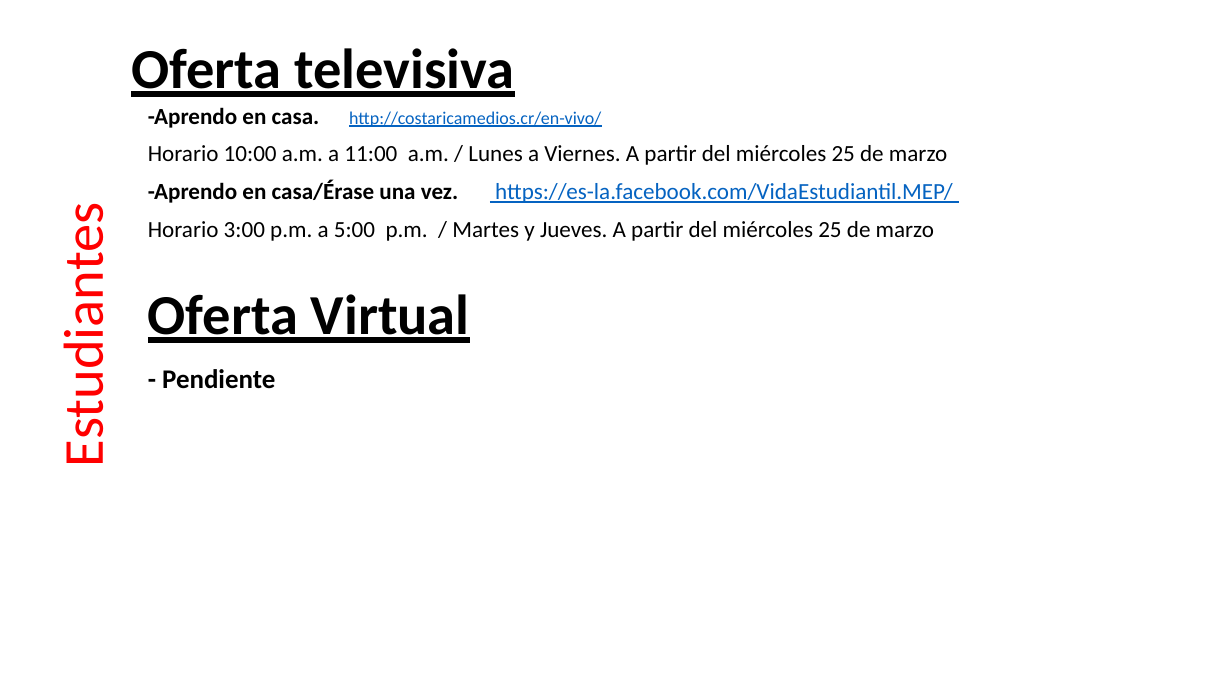
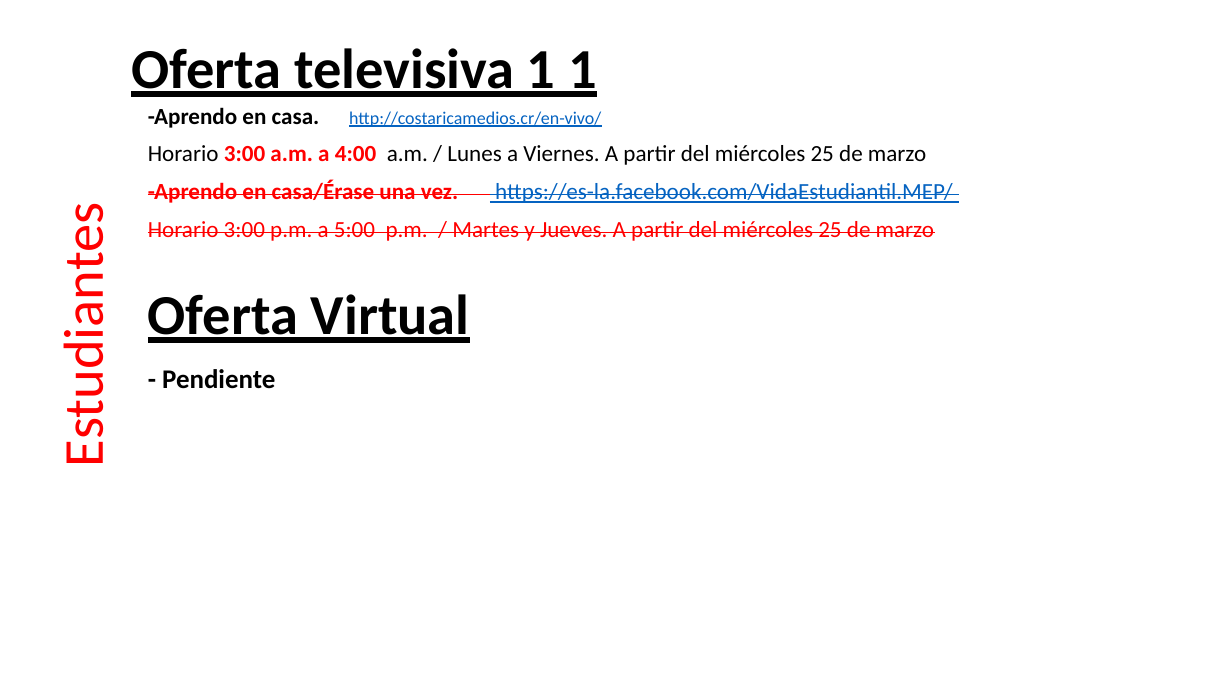
Before and after one commit to producciongespro/Aprendo-en-casa, a slide deck: slide 3 of documentacion/Insumos.pptx. Drawn at 1232x693 pixels with LibreOffice and Linux fonts; fonts in the diff are those of the drawing. Boxes give left, top, right and bottom in pixels: in the first picture for what was removed or moved away, otherwise in the second. Text is boxed around its words. In the diff, an @@ line names an element or a change of style, - is before the commit and + after.

```diff
--- a/documentacion/Insumos.pptx
+++ b/documentacion/Insumos.pptx
@@ text at box(131, 48, 597, 97): text changed @@
-Oferta televisiva
+Oferta televisiva 1 1
@@ text at box(148, 145, 926, 165): text changed @@
-Horario 10:00 a.m. a 11:00 a.m. / Lunes a Viernes. A partir del miércoles 25 de marzo
+Horario 3:00 a.m. a 4:00 a.m. / Lunes a Viernes. A partir del miércoles 25 de marzo
@@ text at box(148, 180, 953, 241): text colour #000000 to #FF0000 in "-Aprendo en casa/Érase una vez.", "Horario 3:00 p.m. a 5:00 p.m. / ..."; strikethrough on in "-Aprendo en casa/Érase una vez. https://es-la.facebook.com/V ...", "Horario 3:00 p.m. a 5:00 p.m. / ..." @@
```
Also in this commit, not shown: 2 other slides changed.
